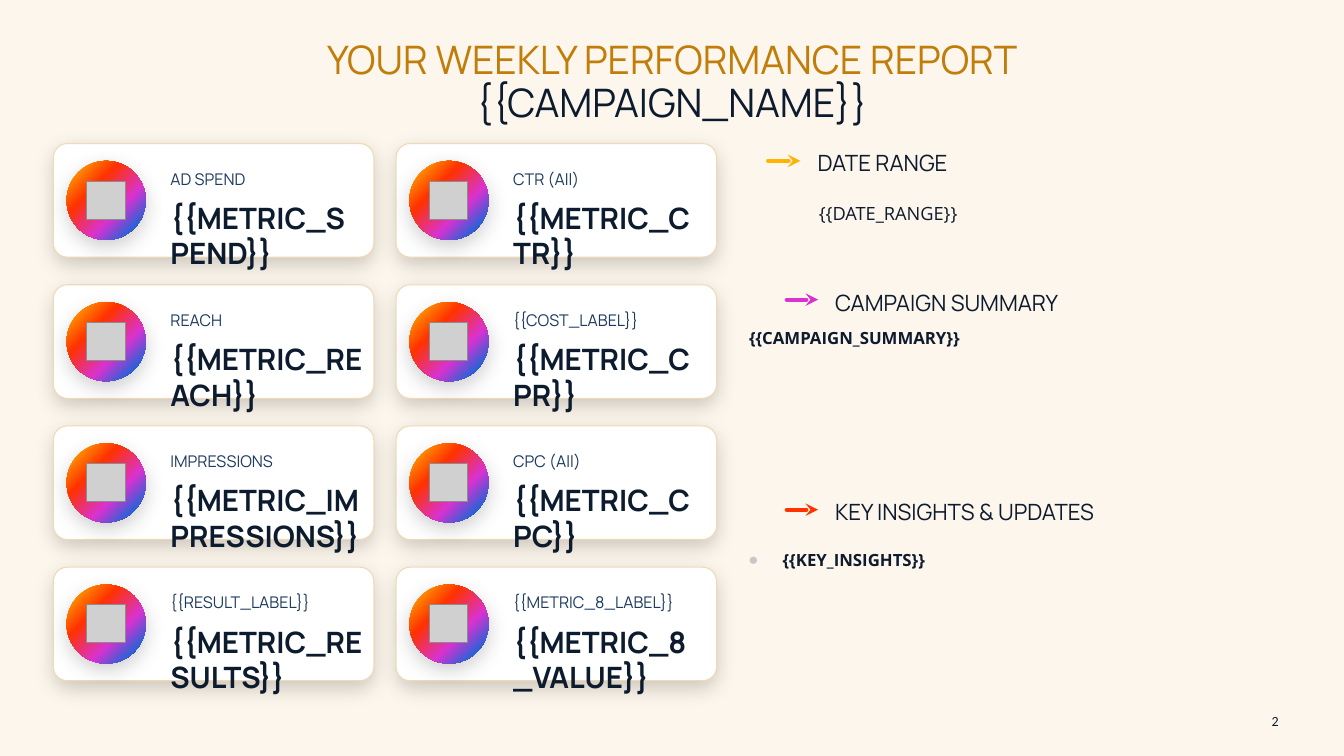
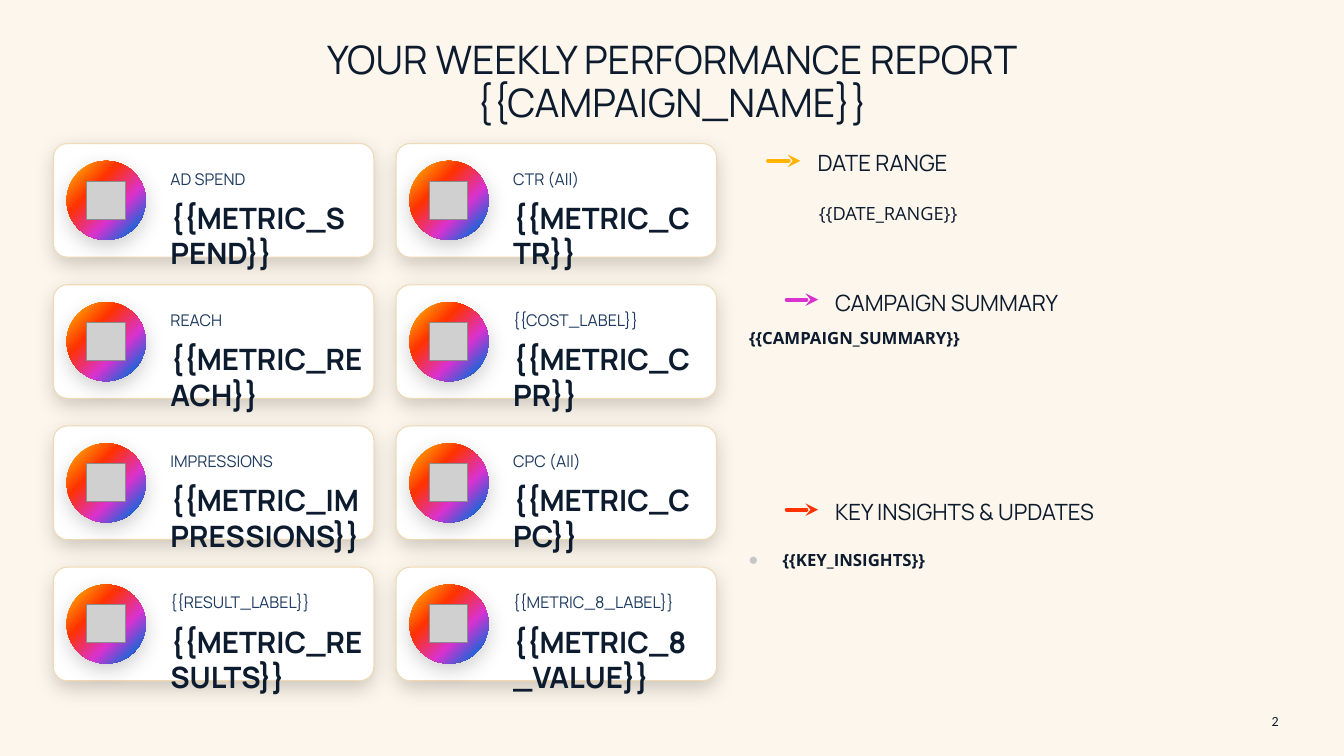
Before and after one commit to nextreport-app/NRE, a slide deck: slide 2 of templates/meta-ads-light.pptx. Drawn at 1344x756 pixels with LibreOffice and Linux fonts; fonts in the diff are those of the drawing; grey boxes stand for pictures; background and template pictures are left out. Boxes give left, top, right and bottom in pixels: in the first picture for what was removed or moved away, otherwise in the second. Text is boxed around its words. In the diff, an @@ line names an element or a change of style, - is before the commit and + after.

```diff
--- a/templates/meta-ads-light.pptx
+++ b/templates/meta-ads-light.pptx
@@ text at bbox=[327, 45, 1017, 86]: text colour #C17D0A to #0D1B2E in "YOUR WEEKLY PERFORMANCE REPORT" @@
```
Also in this commit, not shown: 3 other slides changed, 32 other files.
